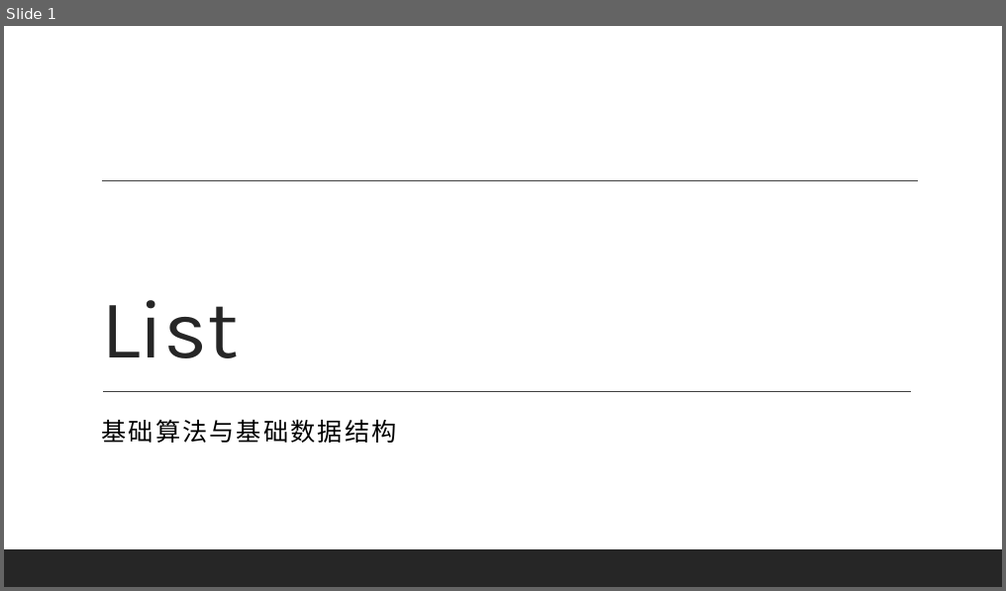
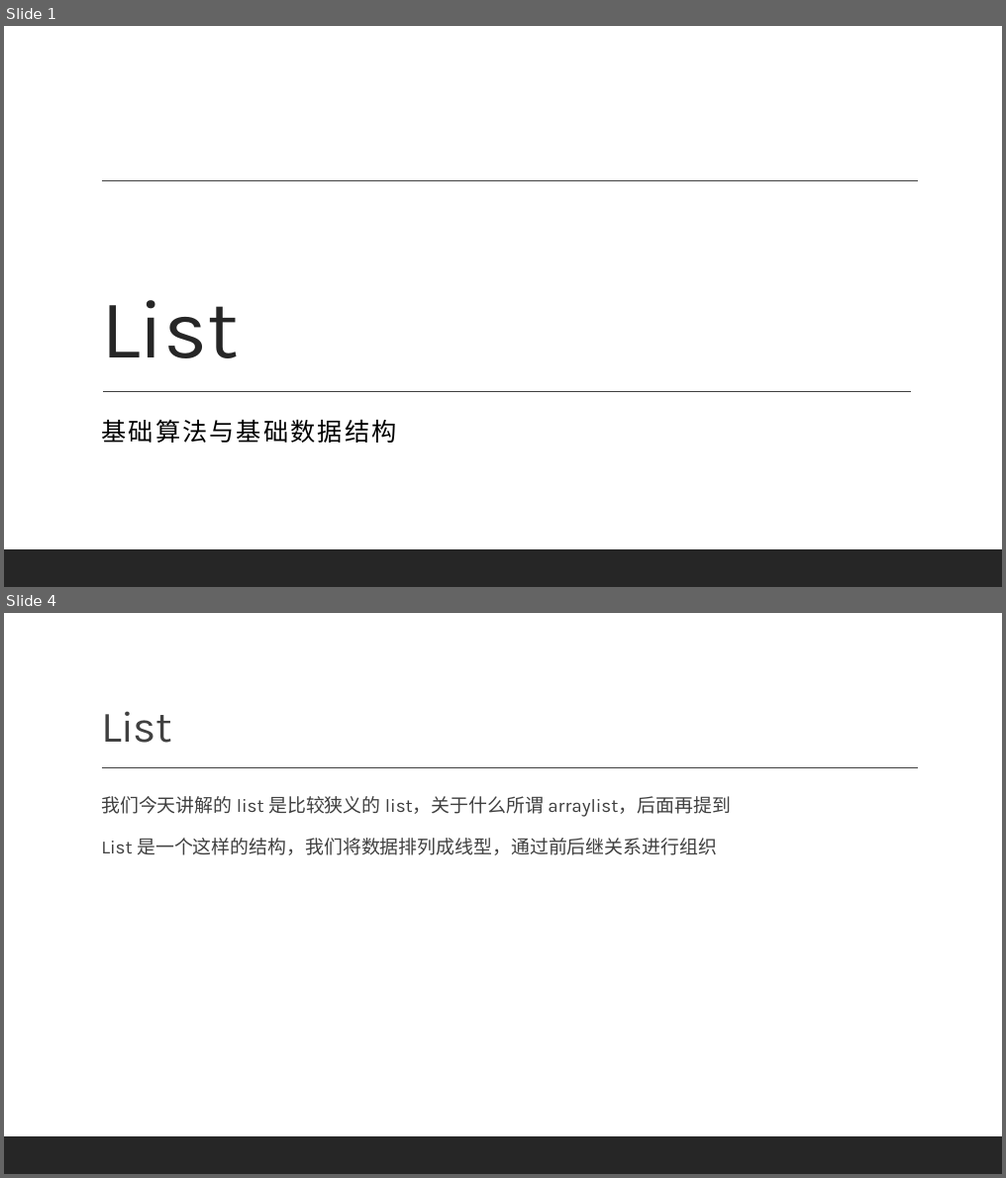
Before and after one commit to basicDSinHDUCS/materials, a slide deck: lecture4/slide.pptx. Shown one above the other, each under a label of ours: slide 1 before the commit, slides 1 and 4 after it; the slides between them are not shown. The pictures are 1006x591 and 1006x1178 pixels, drawn with LibreOffice and Linux fonts; fonts in the diff are those of the drawing; background and template pictures are left out. Boxes give left, top, right and bottom in pixels: in the first picture for what was removed or moved away, otherwise in the second. Text is boxed around its words. In the diff, an @@ line names an element or a change of style, - is before the commit and + after.

```diff
--- a/lecture4/slide.pptx
+++ b/lecture4/slide.pptx
@@ slide 4 added at [4, 613, 1002, 1174], background picture (left out); not listed: 2 template elements that a slide beside it also shows @@
@@ title added at [101, 711, 172, 743], 42 pt, text #404040 @@
+List
@@ text added at [101, 796, 731, 856], 18 pt, text #404040 @@
+  我们今天讲解的 list 是比较狭义的 list，关于什么所谓 arraylist，后面再提到
+  List 是一个这样的结构，我们将数据排列成线型，通过前后继关系进行组织
```
Also in this commit, not shown: 3 other slides added, 1 other file.
